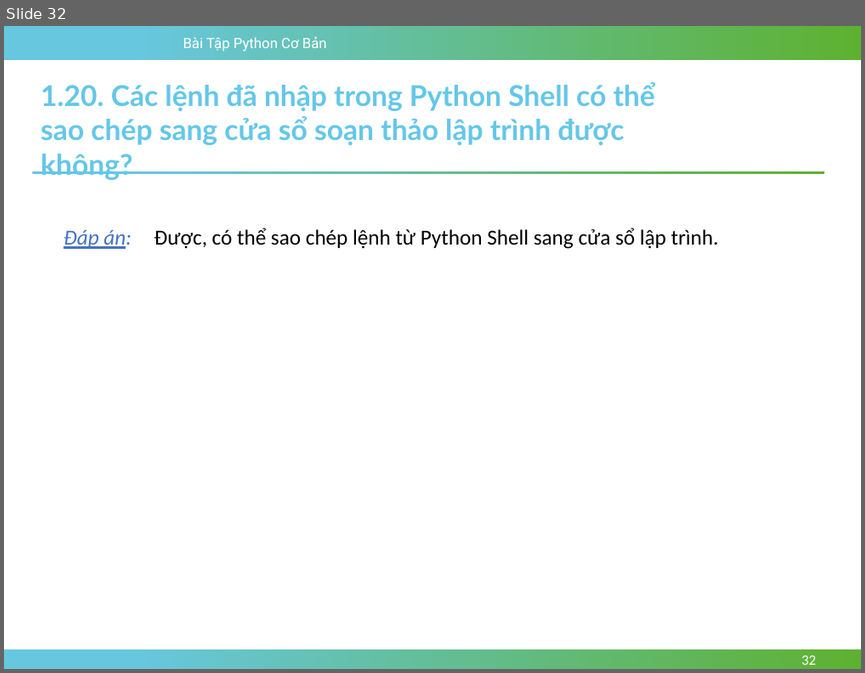
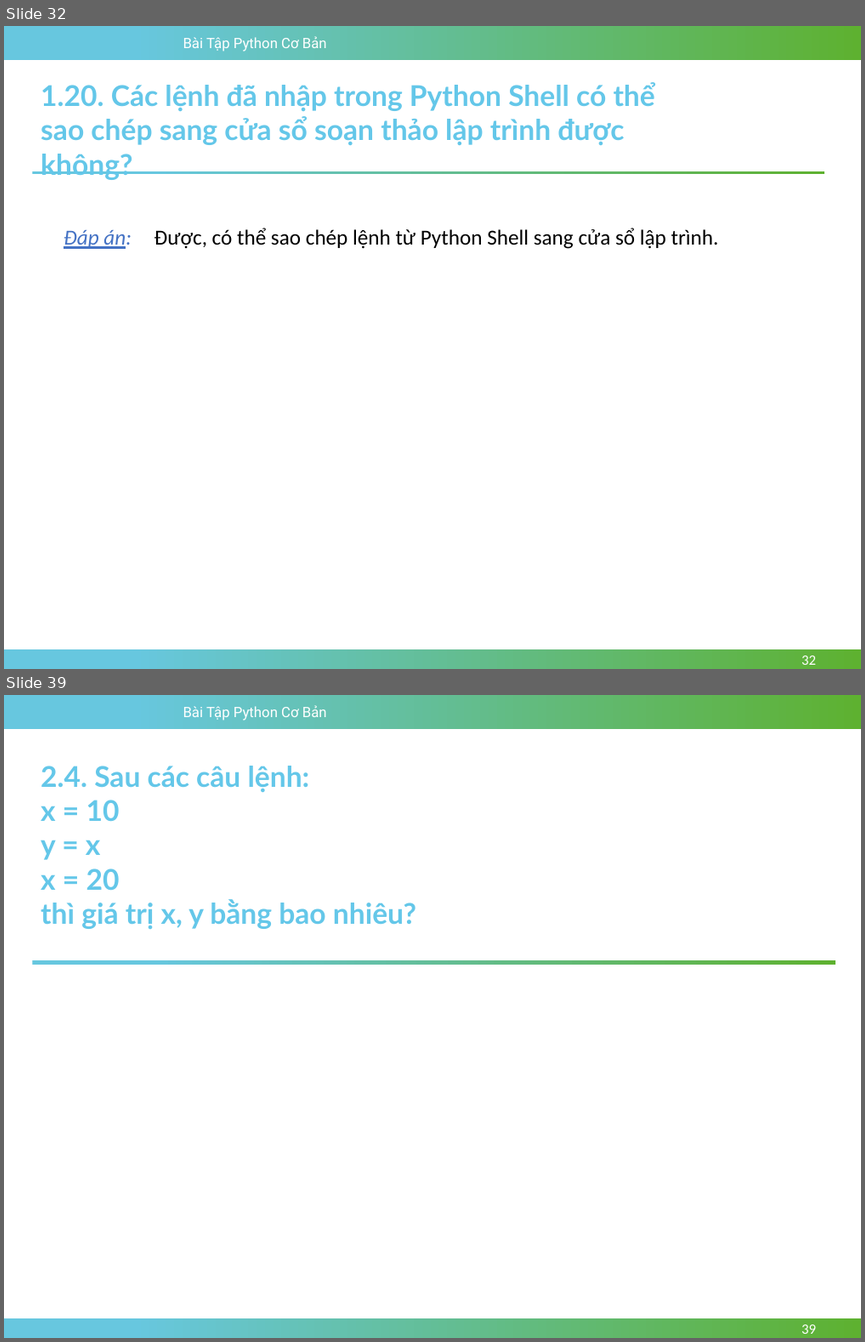
Before and after one commit to TriPhan0511/BaiTapPythonCoBan, a slide deck: documents/slides/Chuong-02-Lam-Quen-Voi-Moi-Truong-Tuong-Tac-Python.pptx. Shown one above the other, each under a label of ours: slide 32 before the commit, slides 32 and 39 after it; the slides between them are not shown. The pictures are 865x673 and 865x1342 pixels, drawn with LibreOffice and Linux fonts; fonts in the diff are those of the drawing; background and template pictures are left out. Boxes give left, top, right and bottom in pixels: in the first picture for what was removed or moved away, otherwise in the second. Text is boxed around its words. In the diff, an @@ line names an element or a change of style, - is before the commit and + after.

```diff
--- a/documents/slides/Chuong-02-Lam-Quen-Voi-Moi-Truong-Tuong-Tac-Python.pptx
+++ b/documents/slides/Chuong-02-Lam-Quen-Voi-Moi-Truong-Tuong-Tac-Python.pptx
@@ slide 39 added at box(4, 695, 861, 1338), background #FFFFFF; not listed: 3 template elements that a slide beside it also shows @@
@@ text added at box(41, 766, 416, 929), 24 pt, text #64C7E9, bold @@
+2.4. Sau các câu lệnh:
+x = 10
+y = x
+x = 20
+thì giá trị x, y bằng bao nhiêu?
@@ rectangle added at box(32, 960, 835, 965), fill gradient #67C7DF to #5EB130 @@
@@ page number added at box(801, 1324, 816, 1333), 12 pt, text #FFFFFF @@
+39
```
Also in this commit, not shown: 1 slide changed, 13 other slides added, 10 other files.
